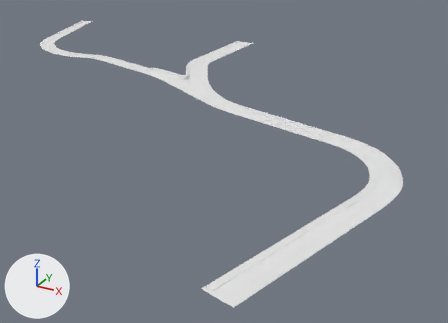
Two versions of the FBX model Assets/Content/3Dmodels/Infrastructure/Roads/3Dmodel_Infrastructure_Road_Resentymentarnaya.fbx, one commit apart.
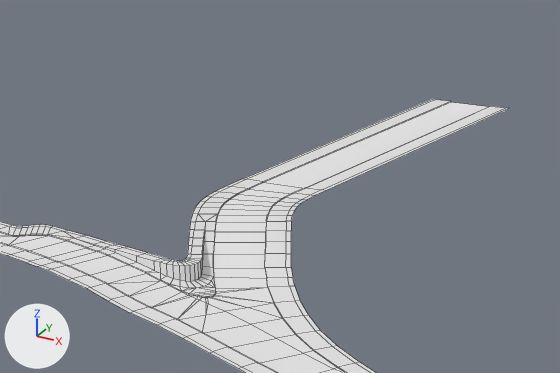
Each version appears first whole from a camera (50 mm lens) standing at (303.0, -549.0, 152.0) and looking at (73.0, -132.0, -56.0), and next in a close-up on the part from 33% to 59% of the width and 6% to 31% of the height. Arrows for +X, +Y and +Z are at lower left; the lights stay in place. The older version's two pictures come first. The close-ups show mesh edges as thin lines. Where no turn or scale is listed for an object, it has been applied to the vertices.

In view in the first close-up: 'Infrastructure_Road_Resentymentarnaya'.
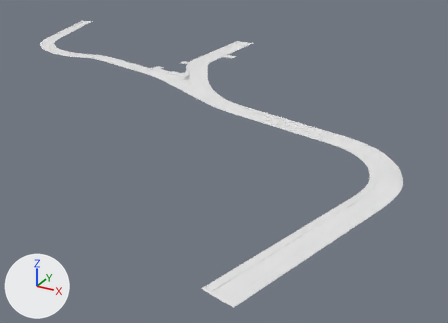
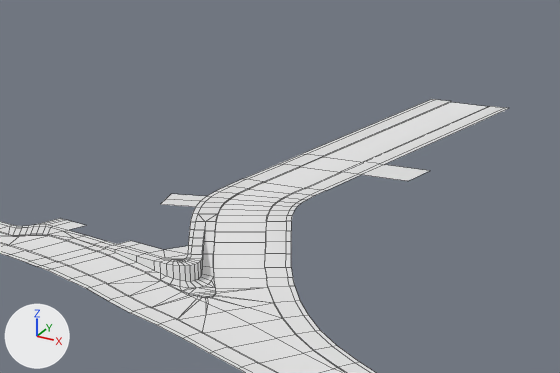
Changed parts and their boxes [x1, y1, x2, y2] in the close-ups (560 x 373 px):
part 1 of me_infrastructure_road_resentymentarnaya, built on
    before: [244, 99, 509, 190]
    after: [36, 99, 509, 260]

What changed in the scene script:
```text
Change me_infrastructure_road_resentymentarnaya:
    used by ob_infrastructure_road_resentymentarnaya; location = (0.0, 0.0, 0.0)
    remove me_infrastructure_road_resentymentarnaya.from_pydata(...)  # 715 vertices, 648 faces; spans x -235.0..235.0, y -355.0..60.0, z -12.0..0.0
    add me_infrastructure_road_resentymentarnaya.from_pydata(...)  # 744 vertices, 679 faces; spans x -235.0..235.0, y -355.0..60.0, z -12.0..0.0
    me_infrastructure_road_resentymentarnaya part 1
    7 faces are deleted
    13 vertices are added at x -26.0..21.0, y -89.0..-10.0, z 0.0
    8 new vertices lie (0.0, 15.0, 0.0) away from vertices in x -10.0..10.0, y -35.0, z 0.0
    8 new vertices lie (0.0, -60.0, 0.0) away from vertices in x -10.0..10.0, y 50.0, z 0.0
    3 new faces join them, mat_material_road (white #e7e7e7)
    35 new faces join them, mat_material_sidewalk (white #e7e7e7)
```
